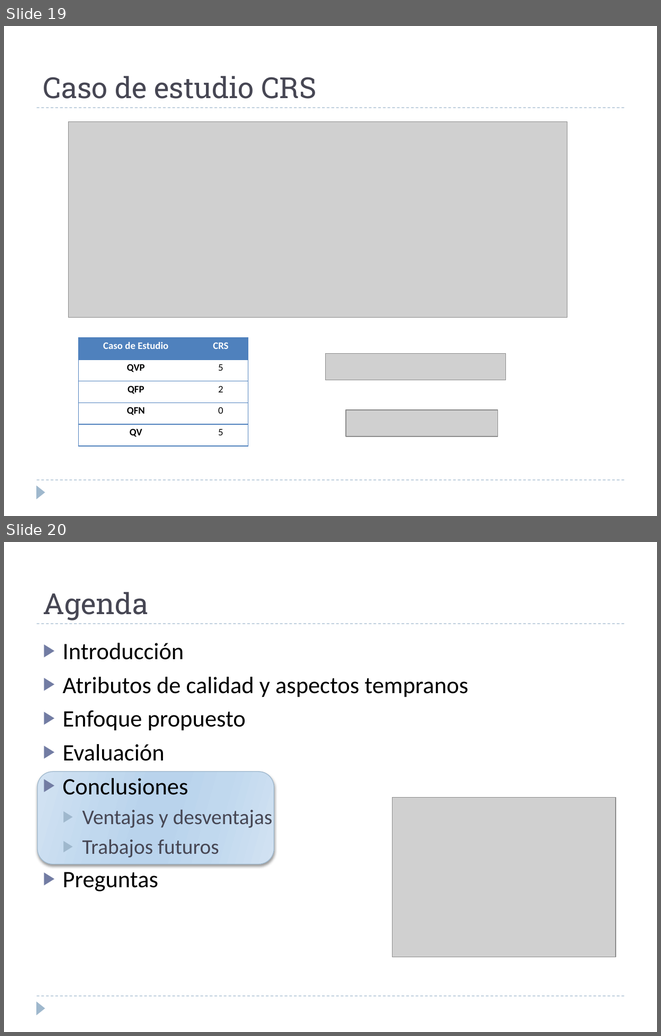
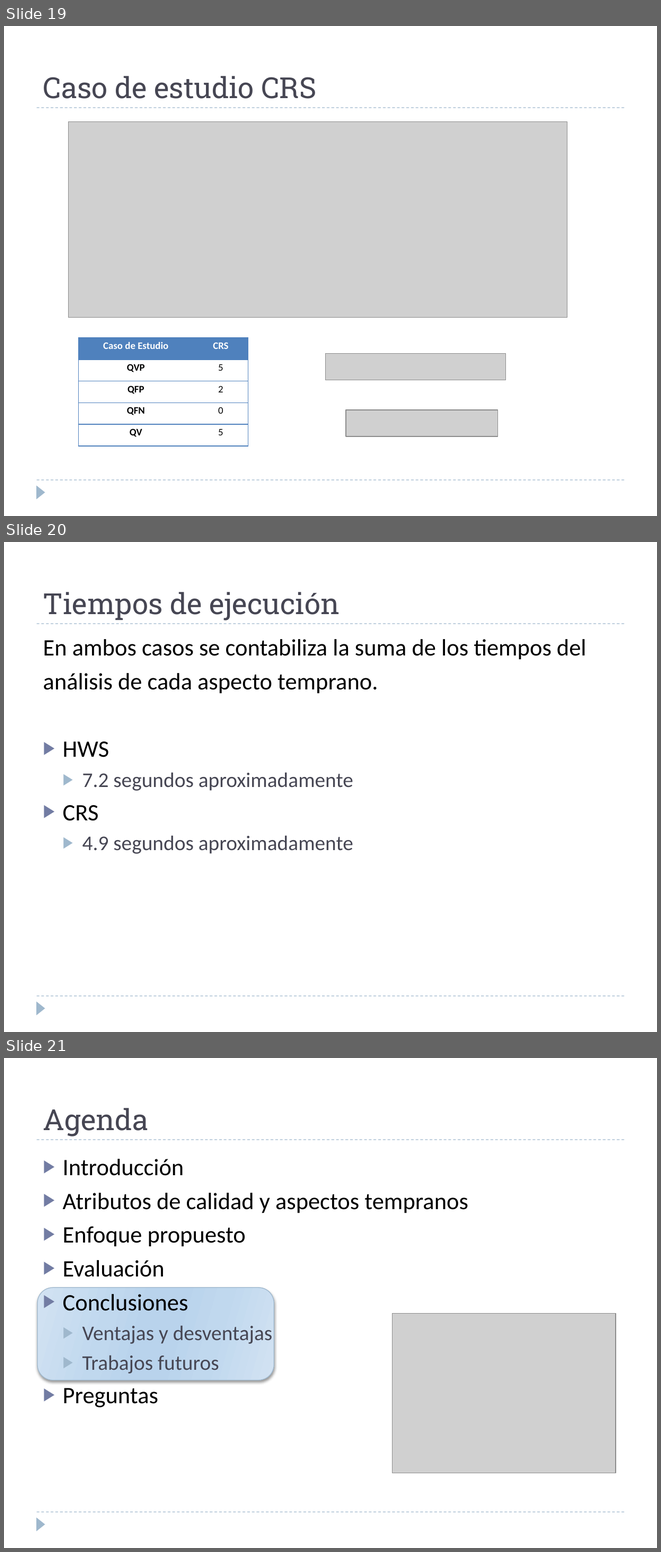
Before and after one commit to alejandrorago/qatesis2, a slide deck: Capitulos Finales/filiminasPeladas.pptx. Shown one above the other, each under a label of ours: slides 19 and 20 before the commit, slides 19, 20 and 21 after it. The pictures are 661x1036 and 661x1552 pixels, drawn with LibreOffice and Linux fonts; fonts in the diff are those of the drawing; grey boxes stand for pictures. Boxes give left, top, right and bottom in pixels: in the first picture for what was removed or moved away, otherwise in the second. Text is boxed around its words. In the diff, an @@ line names an element or a change of style, - is before the commit and + after.

```diff
--- a/Capitulos Finales/filiminasPeladas.pptx
+++ b/Capitulos Finales/filiminasPeladas.pptx
@@ slide 20 added at (x1=4, y1=542, x2=657, y2=1032), background #FFFFFF; not listed: 3 template elements that a slide beside it also shows @@
@@ title added at (x1=43, y1=592, x2=340, y2=620), 32 pt, text #464653 @@
+Tiempos de ejecución
@@ text added at (x1=43, y1=639, x2=586, y2=854), 26 pt, text #000000 @@
+En ambos casos se contabiliza la suma de los tiempos del
+análisis de cada aspecto temprano.
+▶ HWS
+  ▶ 7.2 segundos aproximadamente
+▶ CRS
+  ▶ 4.9 segundos aproximadamente
@@ what was slide 20 is now slide 21 @@
```
Also in this commit, not shown: 2 slides changed.
